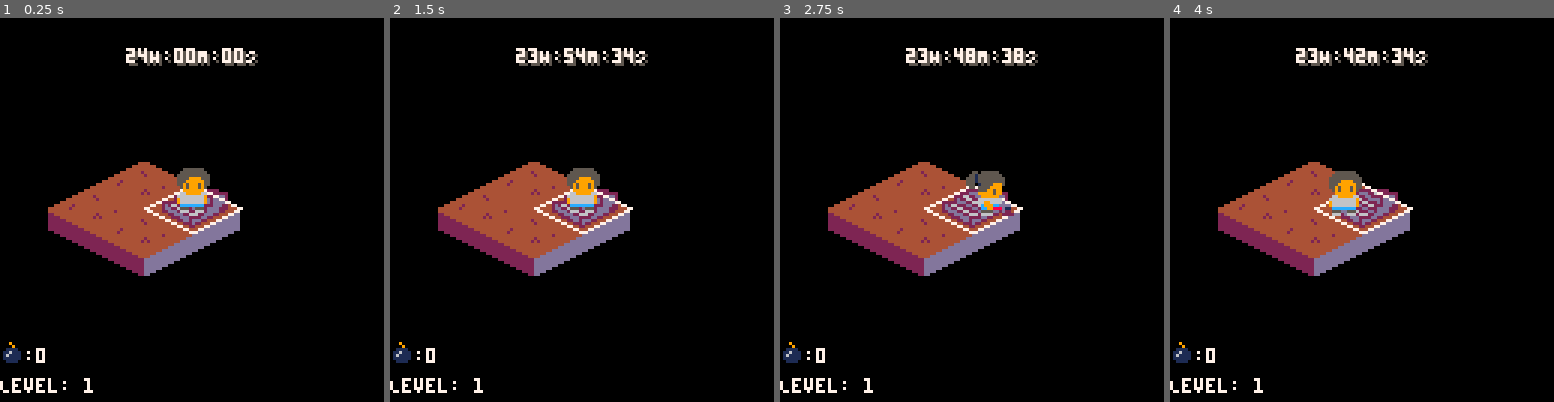
Above: before the commit, frames 1-4 (left to right).
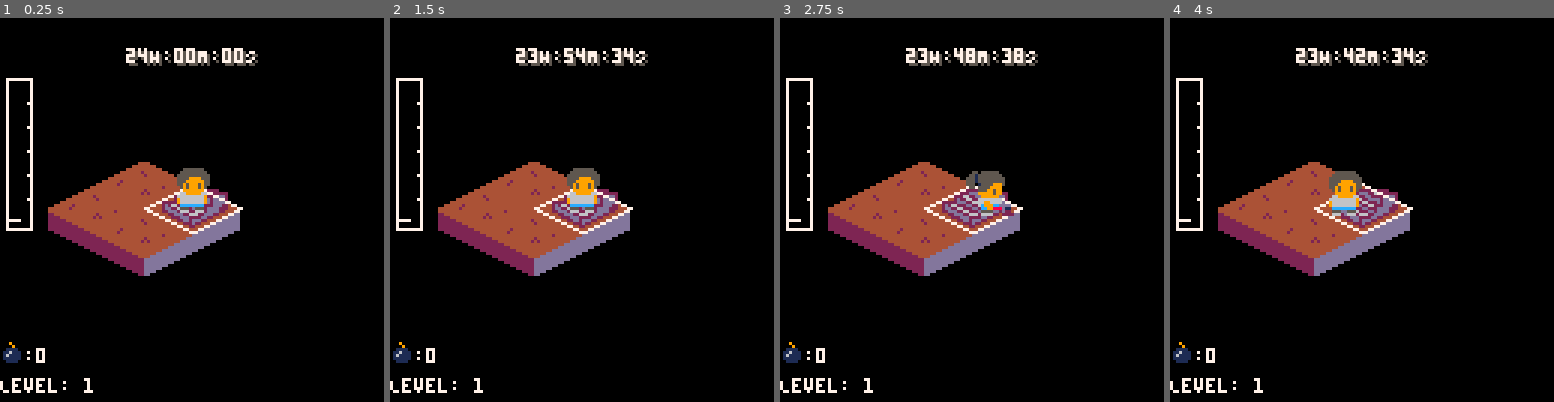
Above: after the commit, the same moments.

Repository: scottnm/collards.p8
Game: PICO-8 cartridge collards.p8
The game is run twice, just before and just after one commit, with the same random seed, the same clock (stepped at 60 frames per second) and the same inputs.
Inputs:
- Up to frame 1 (0.25 s): no input
- Up to frame 2 (1.5 s): tap X (X key) at 0.33, 1.07 s; tap O (Z key) at 0.7 s
- Up to frame 3 (2.75 s): hold Right 1.6-2.1 s; tap O (Z key) at 1.7, 2.1, 2.5 s; tap X (X key) at 1.85 s; hold Up 2.15-2.42 s; hold Right from 2.47 s (still down)
- Up to frame 4 (4 s): tap O (Z key) at 2.9, 3.3, 3.7 s; tap X (X key) at 2.97 s; release Right at 3.03 s; hold Left 3.08-3.58 s; hold Down 3.63-3.97 s

The runs differ from the first frame. In frame 1, 0.8% of the frame differs, in the area x 1-9%, y 15-56%; in frame 2, 0.8%; in frame 3, 0.8%; in frame 4, 0.8%.

Commit message:
Add a metal detector mechanic  (#5)
There's now a meter on the left side of the screen

as you get closer to items it raises

this lets players find items and avoid lava pits

it also makes the player do a bit of a tradeoff with having to pay attention to their meter and the time limit

using this mechanic I got my first cheatless true ending yay!

Diff:
--- a/main.lua
+++ b/main.lua
@@ -116,6 +116,8 @@
 
     g_maps = gen_maps(10)
     move_to_level(1, TileType.FloorEntry)
+
+    g_detector = { cursor_val = 0, cursor_target = 0, next_scan = 0 }
 end
 
 function _update()
@@ -154,6 +156,9 @@
     -- update our in-game accelerated timer UI
     g_game_timer_ui.update(g_maingame_tick_count)
 
+    -- update the ui detector cursor
+    update_detector(g_detector)
+
     -- handle input blocking animation states
     local block_input = false
     if g_player.dig_state != nil then
@@ -236,13 +241,6 @@
 
     if g_maingame_tick_count >= MAINGAME_TIME_LIMIT() then
         handle_game_over(false)
-        g_game_over_state = {
-            substate = "scroll_timer",
-            timer_scroll = 0,
-        }
-        g_game_phase = GamePhase.GameOver
-        g_game_timer_ui.set_blinking(true)
-        music(-1, 1000)
     end
 end
 
@@ -600,12 +598,15 @@
         end
     end
 
+    -- draw the metal detector
+    draw_detector_ui(g_detector)
+
     -- draw the bomb counter UI
     draw_bomb_item({ x = 4, y = 111 })
     print(":"..g_player.bomb_count, 8, 110, Colors.White)
 
-    -- draw the page UI
-    draw_page_ui(g_player)
+    -- draw the collected book UI
+    draw_book_ui(g_player)
 
     -- draw the in-game timer UI
     g_game_timer_ui.draw(g_maingame_tick_count)
@@ -626,8 +627,8 @@
         local player_sprite_pos = sprite_pos(g_player)
         draw_anim(g_player, player_sprite_pos)
 
-        -- draw the page UI
-        draw_page_ui(g_player)
+        -- draw the collected book UI
+        draw_book_ui(g_player)
 
         -- reset the camera to 0 keep the UI fixed on screen
         camera(0, 0)
@@ -660,27 +661,90 @@
 
         print(sub(game_over_text, start_char, end_char), 10, 10, Colors.White)
 
-        -- draw the page UI
-        draw_page_ui(g_player)
-    end
-end
-
-function draw_page_ui(player)
-    -- Page UI is drawn in screnspace. Temporarily reset the camera.
-    camera_x = peek2(0x5f28)
-    camera_y = peek2(0x5f2a)
+        -- draw the collected book UI
+        draw_book_ui(g_player)
+    end
+end
+
+function update_detector(detector)
+    g_cursor_speed = 0.04
+
+    local do_proximity_scan = false
+    detector.next_scan -= 1
+    if detector.next_scan <= 0 then
+        do_proximity_scan = true
+        detector.next_scan = 15
+    end
+
+    -- if we need to do a proximity scan, calculate the
+    if do_proximity_scan then
+        local max_interference = 0
+        for cell in all(g_map.cells) do
+            local ttype = cell.tile.type
+            if ttype == TileType.BombItem or ttype == TileType.PageItem then
+                local item_dist = sqrt(sqr_dist(g_player.pos, cell.pos));
+                -- detector values move between 0 and 1
+                local item_interference = clamp(0, 1 - (item_dist/48), 1)
+                max_interference = max(max_interference, item_interference)
+            end
+        end
+        -- NOTE: maybe in the future, lava should also factor into interference to mislead the player. Only do this
+        -- if things are too easy without the additional misleading interference
+        detector.cursor_target = max_interference
+    end
+
+    if detector.cursor_val > detector.cursor_target then
+        detector.cursor_val = max(detector.cursor_val - g_cursor_speed, detector.cursor_target)
+    else
+        detector.cursor_val = min(detector.cursor_val + g_cursor_speed, detector.cursor_target)
+    end
+end
+
+function draw_detector_ui(detector)
+    -- dui == detector ui
+    g_dui = { x = 2, y = 20, w = 8, h = 50 }
+
+    rect(g_dui.x, g_dui.y, g_dui.x + g_dui.w, g_dui.y + g_dui.h, Colors.White)
+
+    -- also add some shake for flair
+    local cursor_shake = 0
+    if rnd(1) > 0.7 then -- only shake a ~30% of frames.
+        cursor_shake = (rnd(2) - 1) / g_dui.h
+    end
+
+    -- cursor_val is a ratio between 0->1 of how far up the detector bar the cursor should be
+    -- invert the ratio since y values grow downwards
+    -- clamp between 0.05 and 0.95 so our cursor is always within the detector UI
+    local adj_cursor_val = clamp(0.05, 1 - detector.cursor_val + cursor_shake, 0.95)
+    local cursor_y = g_dui.y + (g_dui.h * adj_cursor_val)
+    line(g_dui.x, cursor_y, g_dui.x + (g_dui.w * .60), cursor_y)
+
+    -- draw some markers on the right side of the meter to make this look more like a measuring device
+    g_num_markers = 5
+    for i=1,g_num_markers do
+        local marker_ofs = flr(g_dui.h/(g_num_markers+1)) * i
+        pset(g_dui.x+g_dui.w-1, g_dui.y + marker_ofs, Colors.White)
+    end
+end
+
+function draw_book_ui(player)
+    -- collected book UI is drawn in screenspace. Temporarily reset the camera.
+    cam_state = save_cam_state()
     camera(0, 0)
 
     local tile_px_width = 8
     local tile_px_height = 8
     for i=1,#g_player.collected_pages do
-        local x = 128 - (i*tile_px_width)
+        local x = 120 - (i*tile_px_width)
         local y = 120
         draw_page_item({x=x, y=y}, g_player.collected_pages[i])
     end
 
-    -- restore the camera
-    camera(camera_x, camera_y)
+    if player.book_state == BookState.Holding then
+        draw_book({x=120,y=120}, false)
+    end
+
+    restore_cam_state(cam_state)
 end
 
 function center_text(rect, text)
@@ -770,10 +834,8 @@
 end
 
 function draw_banner(text, fg_color, bg_color)
-    -- Banners are drawn in screen space.
-    -- Grab the camera position from its memory mapped position so we can clear and later reset it
-    camera_x = peek2(0x5f28)
-    camera_y = peek2(0x5f2a)
+    -- Banners are drawn in screenspace. Temporarily reset the camera.
+    cam_state = save_cam_state()
     camera(0, 0)
 
     local bg_rect = { x = 0, y = 98, width = 128, height = 10 }
@@ -782,8 +844,7 @@
     local text_pos = center_text(bg_rect, text)
     print(text, text_pos.x, text_pos.y, fg_color)
 
-    -- restore the camera
-    camera(camera_x, camera_y)
+    restore_cam_state(cam_state)
 end
 
 function spr_centered(frame, x, y, tile_width, tile_height, flip_x, flip_y)
@@ -897,14 +958,13 @@
     -- Last but not least, we'll create the last level. This level has unique structure and is created last
     -- It's just the single goal item in the middle of an empty layer.
     local final_map = gen_empty_level(num_maps, MAX_TILE_LINE())
+    -- set the altar point in middle
+    local altar_cell_idx = flr(#final_map.cells / 2) + 1
+    final_map.cells[altar_cell_idx].tile = make_tile(true, TileType.Altar)
+    final_map.cells[altar_cell_idx].tile.has_book = true
     -- set the final level's entry
     local final_map_start_iso_idx = select_random_empty_tile_idx_from_map(final_map)
     final_map.cells[final_map_start_iso_idx].tile = make_tile(true, TileType.FloorEntry)
-    -- FIXME: maybe the altar should always be in the middle
-    -- set the altar point
-    local altar_cell_idx = select_random_empty_tile_idx_from_map(final_map)
-    final_map.cells[altar_cell_idx].tile = make_tile(true, TileType.Altar)
-    final_map.cells[altar_cell_idx].tile.has_book = true
     -- turn every other cell into a stone floor cell
     for cell in all(final_map.cells) do
         if cell.tile.type == TileType.Empty then
@@ -1497,6 +1557,7 @@
         substate = "scroll_timer",
         timer_scroll = 0,
     }
+
     if game_won then
         g_game_over_state.game_over_text = gen_win_text(#g_player.collected_pages, TOTAL_PAGE_COUNT())
     else
--- a/utils.lua
+++ b/utils.lua
@@ -103,3 +103,11 @@
 function sqr_dist(a, b)
     return sqr(a.x - b.x) + sqr(a.y - b.y)
 end
+
+function save_cam_state()
+    return { x = peek2(0x5f28), y = peek2(0x5f2a) }
+end
+
+function restore_cam_state(c)
+    camera(c.x, c.y)
+end
